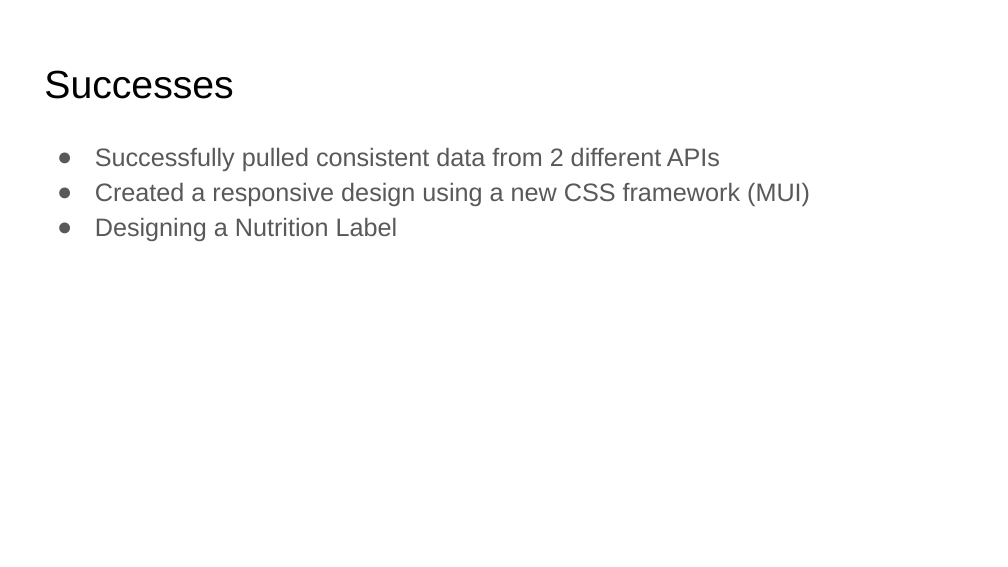
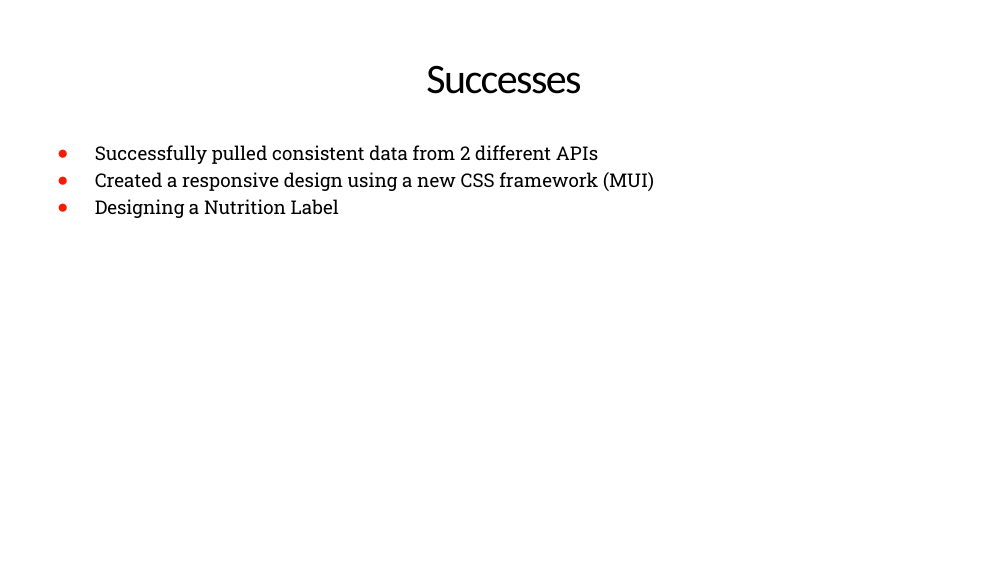
Before and after one commit to KatieThompson704/play-with-your-food, a slide deck: slide 6 of find-my-fruit_project1_HunterKatie.pptx. Drawn at 1008x567 pixels with LibreOffice and Linux fonts; fonts in the diff are those of the drawing. Boxes give left, top, right and bottom in pixels: in the first picture for what was removed or moved away, otherwise in the second. Text is boxed around its words. In the diff, an @@ line names an element or a change of style, - is before the commit and + after.

```diff
--- a/find-my-fruit_project1_HunterKatie.pptx
+++ b/find-my-fruit_project1_HunterKatie.pptx
@@ title "Successes" at box(426, 65, 581, 94): size 28 to 30 pt, font Arial to Calibri, letter spacing 0 to -1.1 pt; alignment left to centre; line spacing 1 to 0.85 @@
@@ text "Successfully pulled consistent data from ..." at box(95, 145, 654, 218): size 18 to 13.5 pt, font Arial to Roboto Slab, text colour #595959 to #000000; line spacing 1.15 to 1.2; bullet colour #595959 to #F81B02 @@
```
Also in this commit, not shown: 8 other slides changed, 2 other files.
